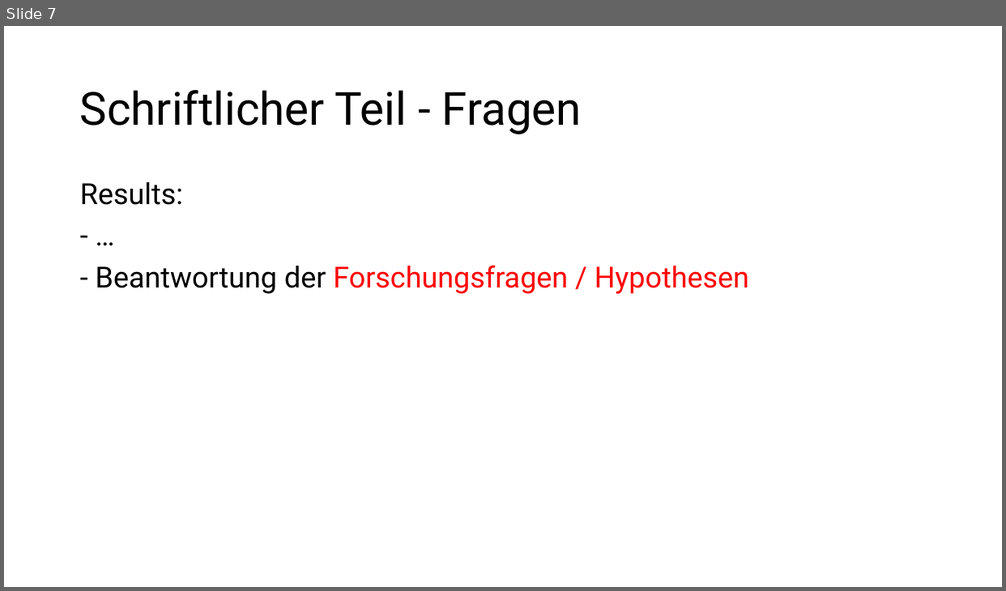
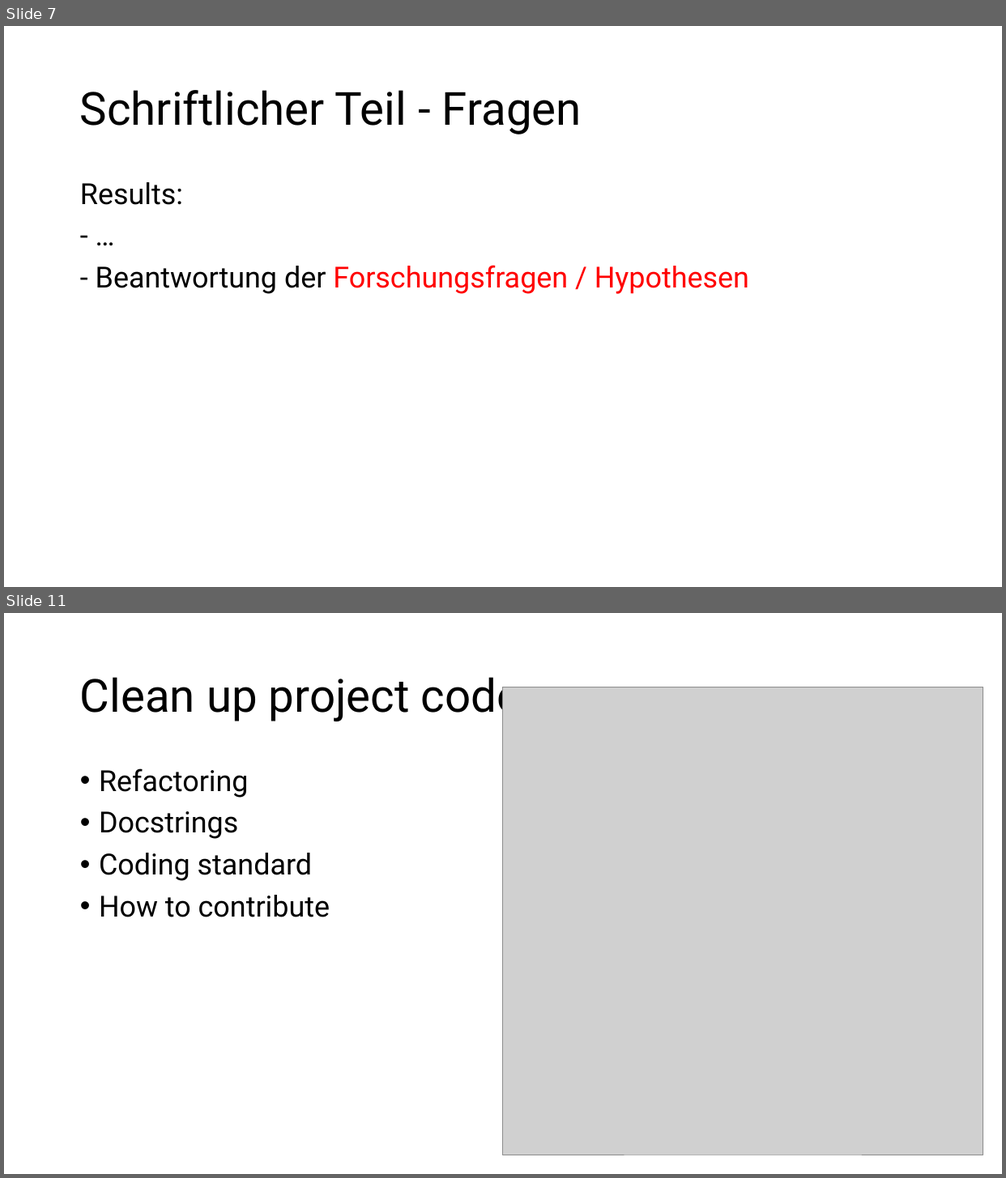
Before and after one commit to domi-cmd/Reference_Application_for_OWASP_MASTG, a slide deck: dev_documents/meetings/meeting_08/meeting_08.pptx. Shown one above the other, each under a label of ours: slide 7 before the commit, slides 7 and 11 after it; the slides between them are not shown. The pictures are 1006x591 and 1006x1178 pixels, drawn with LibreOffice and Linux fonts; fonts in the diff are those of the drawing; grey boxes stand for pictures. Boxes give left, top, right and bottom in pixels: in the first picture for what was removed or moved away, otherwise in the second. Text is boxed around its words. In the diff, an @@ line names an element or a change of style, - is before the commit and + after.

Commit message:
Added finished powerpoint and related images to designated folder for meeting 08

```diff
--- a/dev_documents/meetings/meeting_08/meeting_08.pptx
+++ b/dev_documents/meetings/meeting_08/meeting_08.pptx
@@ slide 11 added at (4,613,1002,1174), background #FFFFFF @@
@@ title added at (80,677,521,722), 44 pt, text #000000 @@
+Clean up project code
@@ picture added at (503,687,984,1155) @@
@@ text added at (99,769,330,918), 28 pt, text #000000 @@
+• Refactoring
+• Docstrings
+• Coding standard
+• How to contribute
```
Also in this commit, not shown: 1 slide changed, 14 other slides added, 5 other files.
